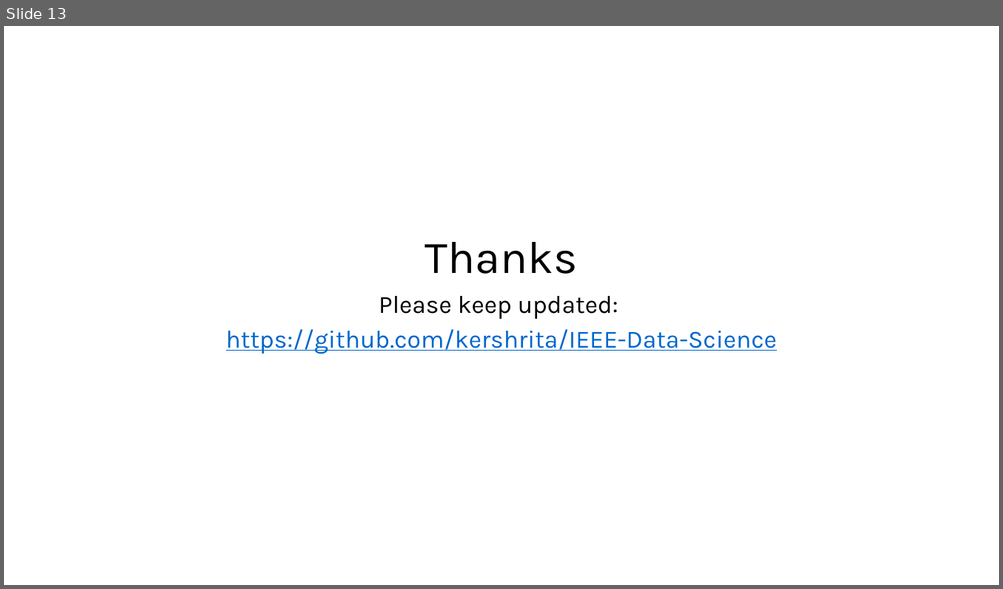
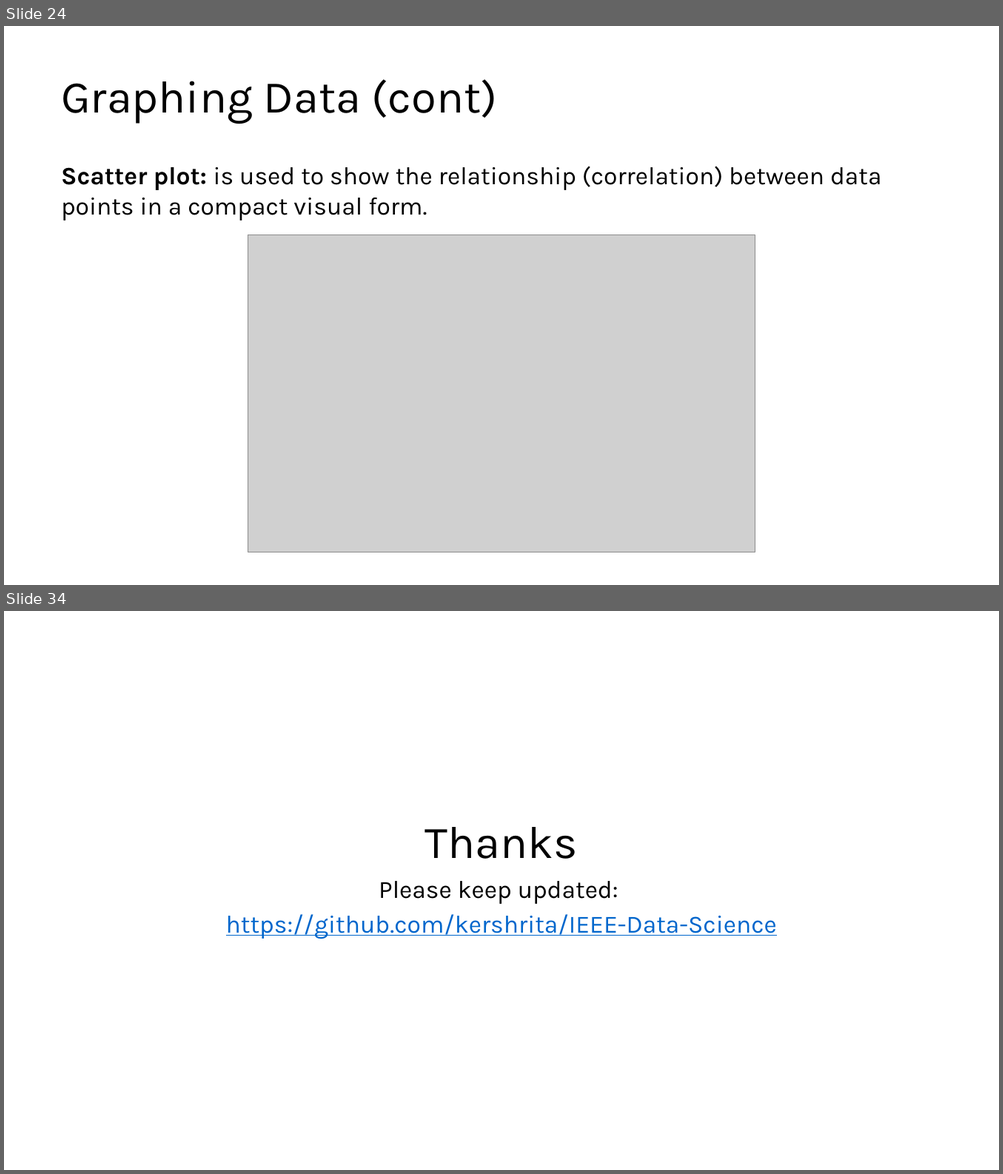
Before and after one commit to kershrita/Data-Science-Roadmap, a slide deck: slides/Session 02 - Introduction to Statistics.pptx. Shown one above the other, each under a label of ours: slide 13 before the commit, slides 24 and 34 after it; the slides between them are not shown. The pictures are 1003x589 and 1003x1174 pixels, drawn with LibreOffice and Linux fonts; fonts in the diff are those of the drawing; grey boxes stand for pictures. Boxes give left, top, right and bottom in pixels: in the first picture for what was removed or moved away, otherwise in the second. Text is boxed around its words. In the diff, an @@ line names an element or a change of style, - is before the commit and + after.

```diff
--- a/slides/Session 02 - Introduction to Statistics.pptx
+++ b/slides/Session 02 - Introduction to Statistics.pptx
@@ slide 24 added at [4, 26, 999, 585], background #FFFFFF @@
@@ title added at [61, 79, 497, 124], 44 pt, text #000000 @@
+Graphing Data (cont)
@@ text added at [61, 167, 882, 221], 24 pt, text #000000 @@
+Scatter plot: is used to show the relationship (correlation) between data points in a compact visual form.
@@ picture added at [248, 235, 755, 552] @@
@@ what was slide 13 is now slide 34 @@
```
Also in this commit, not shown: 9 slides changed, 22 other slides added, 2 slides removed.
